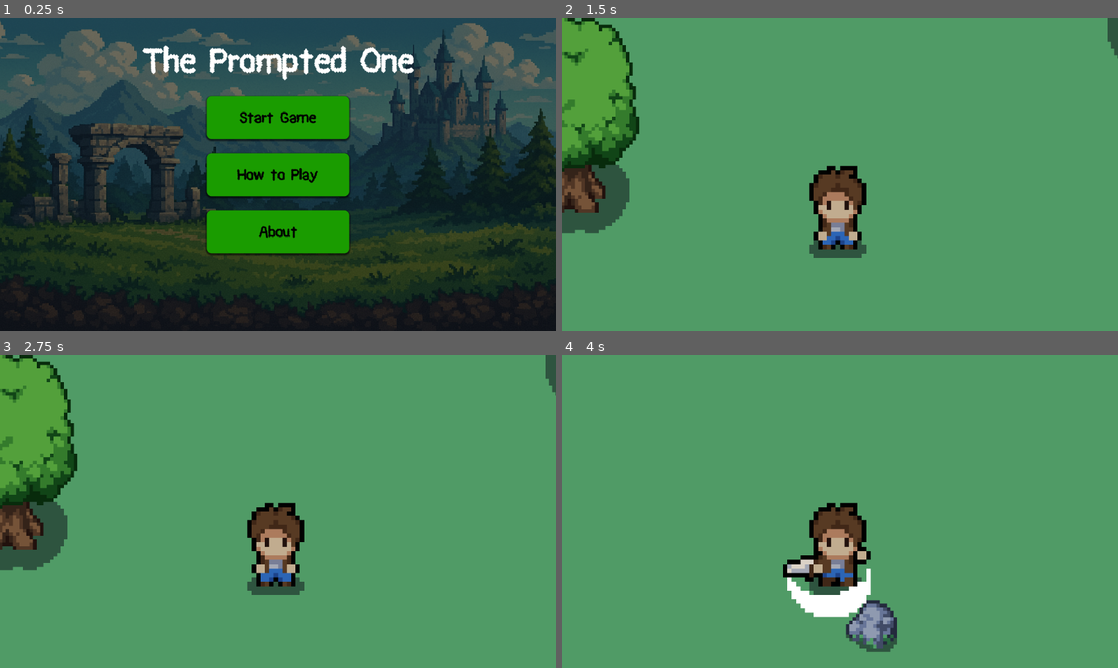
Above: before the commit, frames 1-4 (two rows, left to right).
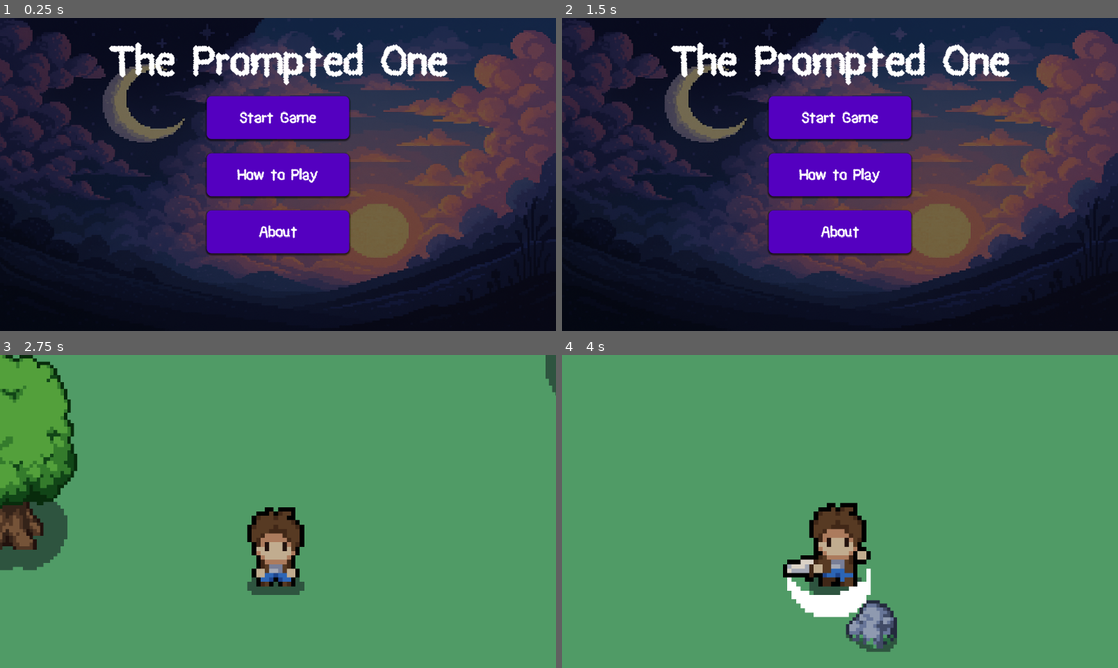
Above: after the commit, the same moments.

Repository: lucas-tremaroli/nordic-gamejam
Game: Godot game, scene res://scenes/main_menu.tscn
Two runs of this game, one before a commit and one after it. Both use one fixed random seed, a clock stepped at 60 frames per second and the inputs below.
Inputs (mouse positions are in pixels of both pictures, inside the frame that each line leads up to):
- Up to frame 1 (0.25 s): no input
- Up to frame 2 (1.5 s): click "About" at 0.5 s; click "Start Game" (after the commit: "Back") at 1.25 s
- Up to frame 3 (2.75 s): click (278, 455) at 2 s, where only the run after the commit has a clickable "Start Game"
- Up to frame 4 (4 s): hold Right (ui_right) 2.78-3.53 s; tap E (Attack) at 2.85, 3.6 s; hold Down (ui_down) from 3.53 s (still down)

The runs differ from the first frame. In frame 1, 79% of the frame differs, in the area x 0-100%, y 0-99%; in frame 2, 100%, in the area x 0-100%, y 0-100%; in frame 3, 1.0%; in frame 4, nothing differs.

Commit message:
about page done'

Diff:
--- /dev/null
+++ b/scenes/about.tscn
@@ -0,0 +1,95 @@
+[gd_scene load_steps=7 format=3 uid="uid://bketwo2muovkl"]
+
+[ext_resource type="Texture2D" uid="uid://cxxqxtfn0ns0d" path="res://assets/Tuc Crackers Logo.png" id="1_23fuk"]
+[ext_resource type="Script" uid="uid://b1v4mf63lacuk" path="res://scripts/about.gd" id="1_lloox"]
+[ext_resource type="Texture2D" uid="uid://f07thmc3h08t" path="res://assets/rat.png" id="2_lloox"]
+[ext_resource type="Texture2D" uid="uid://c308kpcdylpmi" path="res://assets/about.png" id="3_cm4eg"]
+
+[sub_resource type="StyleBoxFlat" id="StyleBoxFlat_i537c"]
+bg_color = Color(0.118581, 0.118581, 0.118581, 1)
+
+[sub_resource type="StyleBoxTexture" id="StyleBoxTexture_23fuk"]
+texture = ExtResource("3_cm4eg")
+
+[node name="About" type="CanvasLayer"]
+script = ExtResource("1_lloox")
+
+[node name="Panel" type="Panel" parent="."]
+anchors_preset = 15
+anchor_right = 1.0
+anchor_bottom = 1.0
+grow_horizontal = 2
+grow_vertical = 2
+theme_override_styles/panel = SubResource("StyleBoxFlat_i537c")
+
+[node name="Label" type="Label" parent="."]
+anchors_preset = 6
+anchor_left = 1.0
+anchor_top = 0.5
+anchor_right = 1.0
+anchor_bottom = 0.5
+offset_left = -1223.0
+offset_top = -205.5
+offset_right = -472.0
+offset_bottom = 205.5
+grow_horizontal = 0
+grow_vertical = 2
+theme_override_font_sizes/font_size = 45
+text = "Brought to you by
+developers who also
+gave you the Rat Game
+Robert, Emil, Lucas & Lukas
+"
+vertical_alignment = 1
+
+[node name="Rat" type="Sprite2D" parent="Label"]
+position = Vector2(556, 198.5)
+scale = Vector2(0.218575, 0.223433)
+texture = ExtResource("2_lloox")
+
+[node name="TucCrackersLogo" type="Sprite2D" parent="Label"]
+position = Vector2(391, 472.5)
+scale = Vector2(0.482143, 0.482143)
+texture = ExtResource("1_23fuk")
+
+[node name="Label" type="Label" parent="Label"]
+offset_left = -21.0
+offset_top = 390.0
+offset_right = 343.0
+offset_bottom = 585.0
+theme_override_font_sizes/font_size = 45
+text = "Sponsored by"
+horizontal_alignment = 1
+vertical_alignment = 1
+
+[node name="CanvasGroup" type="CanvasGroup" parent="."]
+position = Vector2(1158, 937)
+
+[node name="Panel2" type="Panel" parent="."]
+anchors_preset = 4
+anchor_top = 0.5
+anchor_bottom = 0.5
+offset_left = 760.0
+offset_top = -394.5
+offset_right = 1549.0
+offset_bottom = 394.5
+grow_vertical = 2
+theme_override_styles/panel = SubResource("StyleBoxTexture_23fuk")
+
+[node name="Button" type="Button" parent="."]
+anchors_preset = 7
+anchor_left = 0.5
+anchor_top = 1.0
+anchor_right = 0.5
+anchor_bottom = 1.0
+offset_left = -21.5
+offset_top = -205.0
+offset_right = 101.5
+offset_bottom = -128.0
+grow_horizontal = 2
+grow_vertical = 0
+theme_override_font_sizes/font_size = 50
+text = "Back
+"
+
+[connection signal="pressed" from="Button" to="." method="_on_button_pressed"]
--- a/scenes/main_menu.tscn
+++ b/scenes/main_menu.tscn
@@ -1,18 +1,18 @@
 [gd_scene load_steps=10 format=3 uid="uid://b7fmokpj12ags"]
 
 [ext_resource type="Script" uid="uid://bpa1atam3lvbg" path="res://scripts/main_menu.gd" id="1_bqqt6"]
-[ext_resource type="Texture2D" uid="uid://chmsitjp6vrkh" path="res://assets/background.png" id="1_ekxnf"]
 [ext_resource type="FontFile" uid="uid://dvtgrbtapn7q4" path="res://assets/Black Pixel.ttf" id="2_bqqt6"]
+[ext_resource type="Texture2D" uid="uid://4xvbdunv5odl" path="res://assets/dreamy_bg.png" id="2_wu84c"]
 [ext_resource type="AudioStream" uid="uid://cf7t6n4qurjye" path="res://audio/pixelated_day.mp3" id="4_wu84c"]
 
 [sub_resource type="StyleBoxTexture" id="StyleBoxTexture_jix8l"]
-texture = ExtResource("1_ekxnf")
+texture = ExtResource("2_wu84c")
 modulate_color = Color(0.452586, 0.452586, 0.452586, 1)
 
 [sub_resource type="StyleBoxEmpty" id="StyleBoxEmpty_7vrkn"]
 
 [sub_resource type="StyleBoxFlat" id="StyleBoxFlat_7vrkn"]
-bg_color = Color(0.684185, 0.308532, 2.88785e-07, 1)
+bg_color = Color(0.541505, 0.238242, 0.465068, 1)
 corner_radius_top_left = 10
 corner_radius_top_right = 10
 corner_radius_bottom_right = 10
@@ -30,7 +30,7 @@
 shadow_offset = Vector2(0, 2)
 
 [sub_resource type="StyleBoxFlat" id="StyleBoxFlat_rhts7"]
-bg_color = Color(0.104344, 0.611742, 5.77569e-07, 1)
+bg_color = Color(0.328831, 0.00113107, 0.752276, 1)
 corner_radius_top_left = 10
 corner_radius_top_right = 10
 corner_radius_bottom_right = 10
@@ -75,7 +75,7 @@
 layout_mode = 2
 size_flags_vertical = 3
 theme_override_colors/font_hover_color = Color(0, 0, 0, 1)
-theme_override_colors/font_color = Color(0.000556021, 0.000295788, 0, 1)
+theme_override_colors/font_color = Color(1, 1, 1, 1)
 theme_override_colors/font_focus_color = Color(0, 0, 0, 1)
 theme_override_fonts/font = ExtResource("2_bqqt6")
 theme_override_font_sizes/font_size = 33
@@ -89,7 +89,7 @@
 layout_mode = 2
 size_flags_vertical = 3
 theme_override_colors/font_hover_color = Color(0, 0, 0, 1)
-theme_override_colors/font_color = Color(0, 0, 0, 1)
+theme_override_colors/font_color = Color(1, 1, 1, 1)
 theme_override_colors/font_focus_color = Color(0, 0, 0, 1)
 theme_override_fonts/font = ExtResource("2_bqqt6")
 theme_override_font_sizes/font_size = 33
@@ -103,7 +103,7 @@
 layout_mode = 2
 size_flags_vertical = 3
 theme_override_colors/font_hover_color = Color(0, 0, 0, 1)
-theme_override_colors/font_color = Color(0, 0, 0, 1)
+theme_override_colors/font_color = Color(1, 1, 1, 1)
 theme_override_colors/font_focus_color = Color(0, 0, 0, 1)
 theme_override_fonts/font = ExtResource("2_bqqt6")
 theme_override_font_sizes/font_size = 33
@@ -128,7 +128,7 @@
 grow_horizontal = 2
 grow_vertical = 2
 theme_override_fonts/font = ExtResource("2_bqqt6")
-theme_override_font_sizes/font_size = 72
+theme_override_font_sizes/font_size = 90
 text = "The Prompted One"
 horizontal_alignment = 1
 vertical_alignment = 1
--- /dev/null
+++ b/scripts/about.gd
@@ -0,0 +1,12 @@
+extends CanvasLayer
+
+
+# Called when the node enters the scene tree for the first time.
+func _ready() -> void:
+	pass # Replace with function body.
+
+
+
+
+func _on_button_pressed() -> void:
+	get_tree().change_scene_to_file("res://scenes/main_menu.tscn")
--- a/scripts/main_menu.gd
+++ b/scripts/main_menu.gd
@@ -28,4 +28,4 @@
 
 
 func _on_about_pressed() -> void:
-	pass # Replace with function body.
+	get_tree().change_scene_to_file("res://scenes/about.tscn")
Binary file added: assets/Tuc Crackers Logo.png
Not shown, added: assets/Tuc Crackers Logo.png.import
Binary file added: assets/about.png
Not shown, added: assets/about.png.import
Binary file added: assets/dreamy_bg.png
Not shown, added: assets/dreamy_bg.png.import
Binary file added: assets/rat.png
Not shown, added: assets/rat.png.import
Not shown, added: scripts/about.gd.uid
Not shown, changed: .DS_Store
